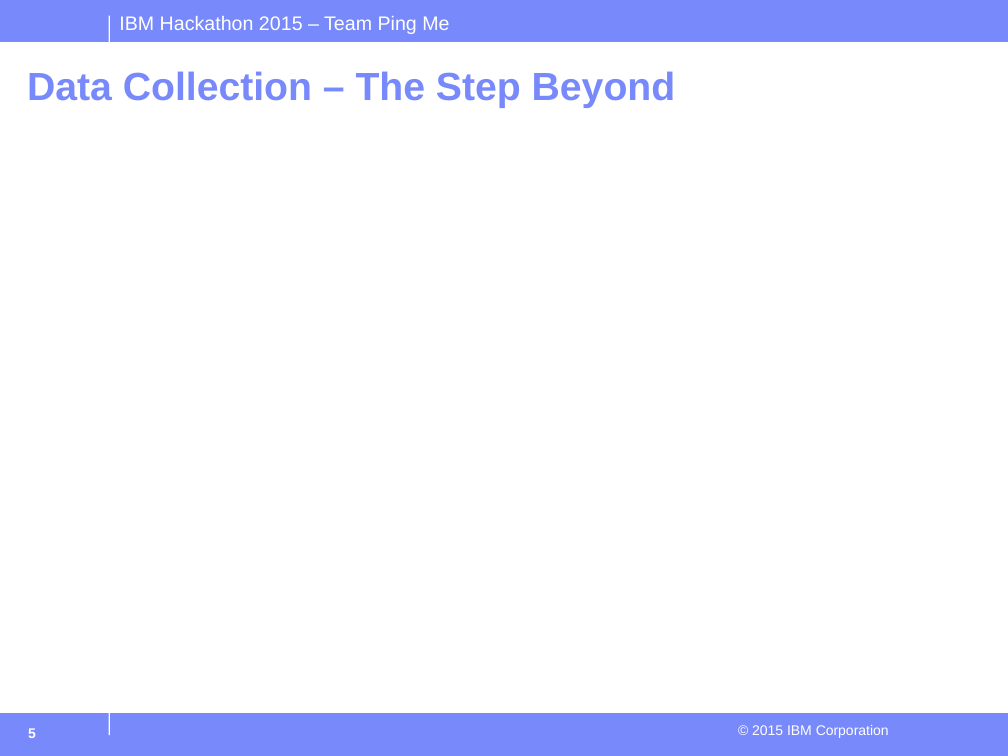
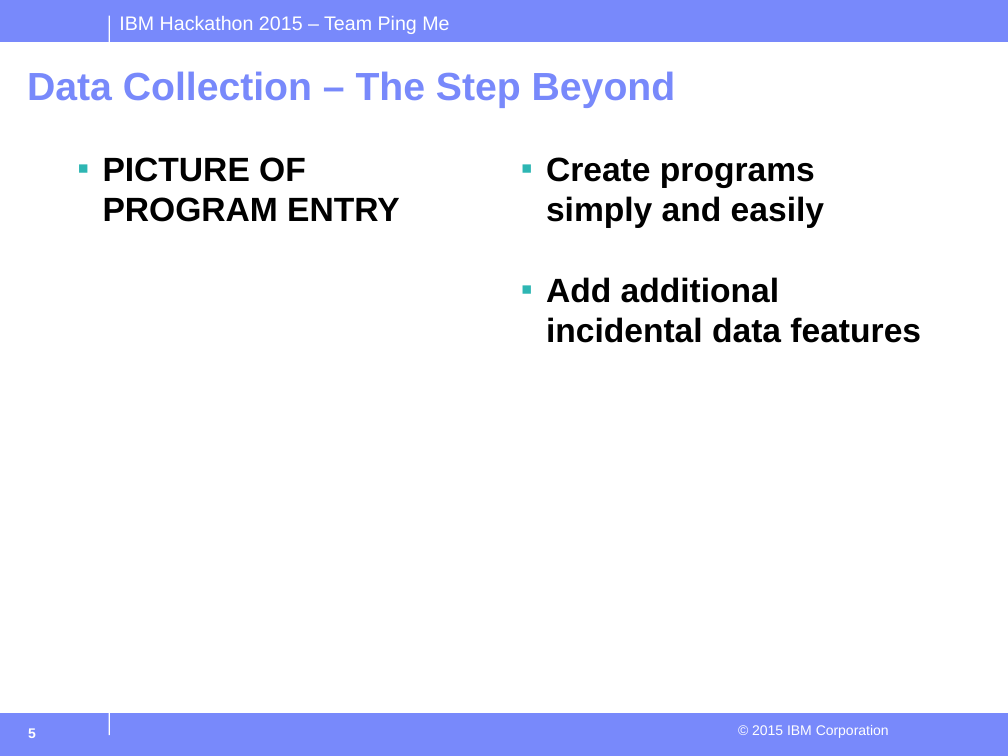
Before and after one commit to peterj35/Toronto-Public-Library-App, a slide deck: slide 5 of Hackathon2015.odp. Drawn at 1008x756 pixels with LibreOffice and Linux fonts; fonts in the diff are those of the drawing; background and template pictures are left out. Boxes give left, top, right and bottom in pixels: in the first picture for what was removed or moved away, otherwise in the second. Text is boxed around its words. In the diff, an @@ line names an element or a change of style, - is before the commit and + after.

```diff
--- a/Hackathon2015.odp
+++ b/Hackathon2015.odp
@@ text added at (103, 157, 400, 222), 24 pt, text #000000, bold @@
+▪ PICTURE OF PROGRAM ENTRY
@@ text added at (546, 157, 921, 343), 24 pt, text #000000, bold @@
+▪ Create programs simply and easily
+▪ Add additional incidental data features
```
Also in this commit, not shown: 3 other slides changed.
